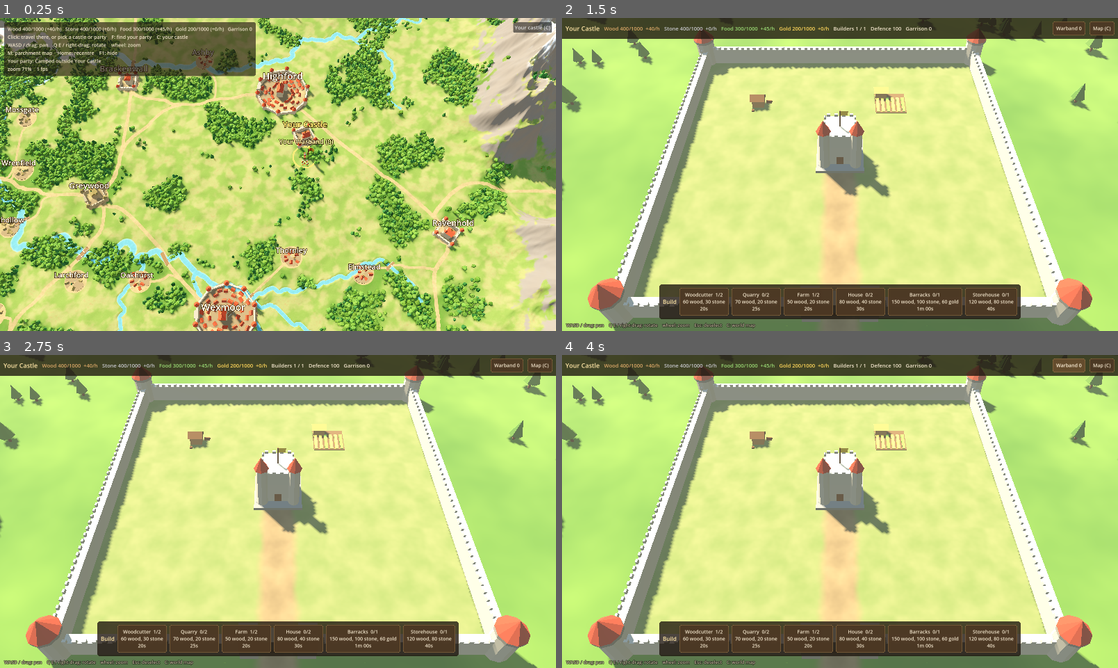
Above: before the commit, frames 1-4 (two rows, left to right).
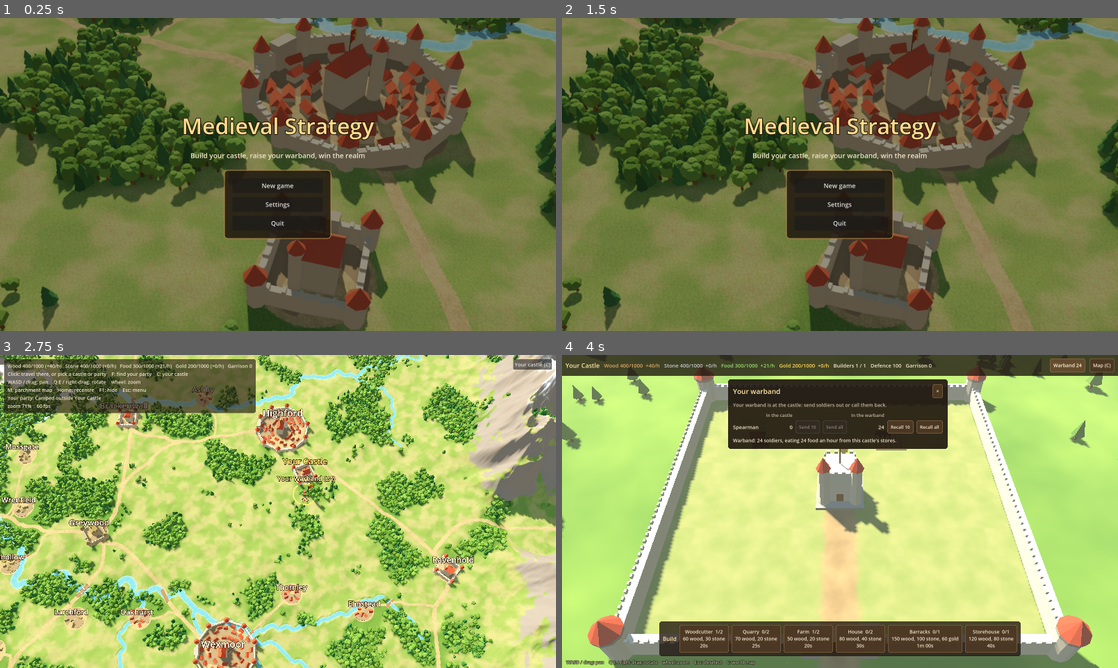
Above: after the commit, the same moments.

Repository: xMrSinnerM/MedievalStrategyGame
Game: Godot game, scene res://scenes/main.tscn
Same seed, same stepped clock (60 frames per second), same inputs: the game is played once before the commit and once after it.
Inputs (mouse positions are in pixels of both pictures, inside the frame that each line leads up to):
- Up to frame 1 (0.25 s): no input
- Up to frame 2 (1.5 s): click "Your castle (C)" (after the commit: "Settings") at 0.5 s; click (840, 249) at 1.25 s, where only the run after the commit has a clickable "Back"
- Up to frame 3 (2.75 s): click (278, 524) at 2 s, where only the run after the commit has a clickable "New game"
- Up to frame 4 (4 s): click "Warband 0" (after the commit: "Your castle (C)") at 2.75 s; click (1067, 364) at 3.5 s, where only the run after the commit has a clickable "Warband 24"

The runs differ from the first frame. In frame 1, 97% of the frame differs, in the area x 0-100%, y 0-100%; in frame 2, 97%; in frame 3, 84%; in frame 4, 8.8%.

Commit message:
Add a main menu, a pause menu and display settings
The game opens on a title screen (Continue, New game, Settings, Quit)
and Esc pauses with Resume, Save, Settings, Main menu and Quit. A new
Settings autoload keeps fullscreen, vsync, shadows, ambient occlusion,
3D resolution and interface size in user://settings.cfg. Also restores
the player's starting warband, which sync_castles had stopped giving.

Co-Authored-By: Claude Opus 5.5 (1M context) <noreply@anthropic.com>
Claude-Session: https://claude.ai/code/session_014AD6siDvUif25H2V7v3EUu

Diff:
--- a/project.godot
+++ b/project.godot
@@ -22,6 +22,7 @@
 EventBus="*res://scripts/core/event_bus.gd"
 GameData="*res://scripts/core/game_data.gd"
 Economy="*res://scripts/core/economy.gd"
+Settings="*res://scripts/core/settings.gd"
 
 [display]
 
--- a/scenes/main.tscn
+++ b/scenes/main.tscn
@@ -1,9 +1,6 @@
-[gd_scene load_steps=3 format=3]
+[gd_scene load_steps=2 format=3]
 
 [ext_resource type="Script" path="res://scripts/core/main.gd" id="1"]
-[ext_resource type="PackedScene" path="res://scenes/world_map/world_map.tscn" id="2"]
 
 [node name="Main" type="Node"]
 script = ExtResource("1")
-
-[node name="WorldMap" parent="." instance=ExtResource("2")]
--- a/scripts/castle/castle_view.gd
+++ b/scripts/castle/castle_view.gd
@@ -180,10 +180,14 @@
 		elif event.button_index == MOUSE_BUTTON_RIGHT and event.pressed and mode != Mode.SELECT:
 			_set_mode(Mode.SELECT)
 	elif event is InputEventKey and event.pressed and not event.echo and event.physical_keycode == KEY_ESCAPE:
+		# Esc backs out of placing or a selection; with nothing to undo it
+		# falls through to the pause menu.
 		if mode != Mode.SELECT:
 			_set_mode(Mode.SELECT)
-		else:
+			get_viewport().set_input_as_handled()
+		elif selected >= 0:
 			select(-1)
+			get_viewport().set_input_as_handled()
 
 
 func _click(screen_pos: Vector2) -> void:
@@ -433,8 +437,10 @@
 	env.fog_sky_affect = 0.0
 	var world_env := WorldEnvironment.new()
 	world_env.environment = env
+	world_env.add_to_group("environment")
 	add_child(world_env)
 	var sun := DirectionalLight3D.new()
+	sun.add_to_group("sun")
 	sun.light_color = Color(1.0, 0.92, 0.8)
 	sun.light_energy = 1.2
 	sun.rotation = Vector3(deg_to_rad(-48.0), deg_to_rad(-140.0), 0.0)
--- a/scripts/core/economy.gd
+++ b/scripts/core/economy.gd
@@ -46,6 +46,25 @@
 		return
 	_loaded = true
 	rules = BuildingRules.load_default()
+	if not load_game():
+		new_game()
+
+
+func has_save() -> bool:
+	return FileAccess.file_exists(SAVE_PATH)
+
+
+func begin_new() -> void:
+	## Starts a fresh game from the title screen (replacing the saved one).
+	rules = BuildingRules.load_default()
+	_loaded = true
+	new_game()
+
+
+func begin_load() -> void:
+	## Continues the saved game from the title screen.
+	rules = BuildingRules.load_default()
+	_loaded = true
 	if not load_game():
 		new_game()
 
@@ -78,8 +97,6 @@
 		else:
 			_mark_holder(s, castle.owner)
 	for p in parties:
-		if p.get("player", false):
-			continue
 		var home := get_castle(home_of(p.id, p.get("home", "")))
 		if home != null and not home.field_ready:
 			home.field = {"spearman": int(p.get("troops", 20))}
--- a/scripts/core/game_data.gd
+++ b/scripts/core/game_data.gd
@@ -45,6 +45,7 @@
 
 	for s in load_json(SETTLEMENTS_PATH).get("settlements", []):
 		var settlement: Dictionary = s
+		settlement.first_faction = settlement.faction
 		settlements.append(settlement)
 		settlements_by_id[settlement.id] = settlement
 	# The player's own castle lives in player.json so the settlement generator
@@ -55,6 +56,7 @@
 		own.type = "castle"
 		own.player = true
 		own.bound_to = null
+		own.first_faction = own.faction
 		settlements.append(own)
 		settlements_by_id[own.id] = own
 
@@ -69,6 +71,15 @@
 
 	_loaded = true
 	return true
+
+
+func reset_settlements() -> void:
+	## Hands every settlement back to its first owner, ready for a game to
+	## mark the castles that changed hands (Economy.sync_castles).
+	for s in settlements:
+		s.faction = s.first_faction
+		if s.id != Economy.MAIN_CASTLE:
+			s.erase("player")
 
 
 func get_faction(id: String) -> Dictionary:
--- a/scripts/core/main.gd
+++ b/scripts/core/main.gd
@@ -1,23 +1,60 @@
 extends Node
-## Switches between the world map and the castle screen. Both stay loaded:
-## the one not on screen is taken out of the scene tree, so coming back is
-## instant and the map keeps its camera, parties and routes.
+## Opens on the title screen, then runs the game: it switches between the
+## world map and the castle screen and shows the pause menu. Both screens stay
+## loaded while playing: the one not on screen is taken out of the scene tree,
+## so coming back is instant and the map keeps its camera, parties and routes.
 ##
-## C toggles between the world map and your castle.
+## C toggles between the world map and your castle; Esc opens the pause menu.
 
+const WORLD_SCENE := preload("res://scenes/world_map/world_map.tscn")
 const CASTLE_SCENE := preload("res://scenes/castle/castle_view.tscn")
 
-@onready var world_map: Node = $WorldMap
+var world_map: Node
 var castle_view: Node
+var main_menu: CanvasLayer
+var pause_menu: CanvasLayer
 
 
 func _ready() -> void:
 	EventBus.castle_requested.connect(show_castle)
 	EventBus.world_map_requested.connect(show_world_map)
+	main_menu = preload("res://scripts/ui/main_menu.gd").new()
+	main_menu.continue_requested.connect(start_game.bind(false))
+	main_menu.new_game_requested.connect(start_game.bind(true))
+	add_child(main_menu)
+	pause_menu = preload("res://scripts/ui/pause_menu.gd").new()
+	pause_menu.main_menu_requested.connect(show_main_menu)
+	add_child(pause_menu)
+
+
+func in_game() -> bool:
+	return world_map != null
+
+
+func start_game(new_game: bool) -> void:
+	## Builds the world map for a new game or the saved one.
+	if new_game:
+		Economy.begin_new()
+	else:
+		Economy.begin_load()
+	GameData.ensure_loaded()
+	GameData.reset_settlements()
+	world_map = WORLD_SCENE.instantiate()
+	add_child(world_map)
+	main_menu.visible = false
+
+
+func show_main_menu() -> void:
+	## Saves and leaves the game for the title screen.
+	Economy.save_game()
+	_free_screens()
+	main_menu.refresh()
+	main_menu.visible = true
 
 
 func show_castle(castle_id: String) -> void:
-	Economy.ensure_loaded()
+	if not in_game():
+		return
 	var castle := Economy.get_castle(castle_id)
 	if castle == null:
 		push_warning("No castle with id %s" % castle_id)
@@ -32,6 +69,8 @@
 
 
 func show_world_map() -> void:
+	if not in_game():
+		return
 	if castle_view != null and castle_view.is_inside_tree():
 		remove_child(castle_view)
 	if not world_map.is_inside_tree():
@@ -39,15 +78,28 @@
 
 
 func _unhandled_input(event: InputEvent) -> void:
-	if event is InputEventKey and event.pressed and not event.echo and event.physical_keycode == KEY_C:
+	if not in_game() or not event is InputEventKey or not event.pressed or event.echo:
+		return
+	if event.physical_keycode == KEY_ESCAPE:
+		pause_menu.toggle()
+		get_viewport().set_input_as_handled()
+	elif event.physical_keycode == KEY_C and not get_tree().paused:
 		if world_map.is_inside_tree():
 			show_castle(Economy.player_castle.id)
 		else:
 			show_world_map()
 
 
+func _free_screens() -> void:
+	for node in [world_map, castle_view]:
+		if node == null:
+			continue
+		if node.is_inside_tree():
+			remove_child(node)
+		node.free()
+	world_map = null
+	castle_view = null
+
+
 func _exit_tree() -> void:
-	# Free whichever scene is not in the tree, so quitting doesn't leak it.
-	for node in [world_map, castle_view]:
-		if node != null and not node.is_inside_tree():
-			node.free()
+	_free_screens()
--- /dev/null
+++ b/scripts/core/settings.gd
@@ -0,0 +1,80 @@
+extends Node
+## Autoload holding the player's display settings, saved to user://settings.cfg
+## and applied at start and whenever they change. Lights that cast shadows
+## join the "sun" group so the shadow setting reaches them; environments join
+## "environment" for ambient occlusion.
+
+signal changed
+
+const PATH := "user://settings.cfg"
+const DEFAULTS := {
+	"fullscreen": false,
+	"vsync": true,
+	"shadows": true,
+	"ambient_occlusion": true,
+	"render_scale": 1.0,    ## 3D resolution relative to the window, 0.5 .. 1
+	"ui_scale": 1.0,        ## size of menus and panels, 0.75 .. 1.5
+}
+
+var values := DEFAULTS.duplicate()
+
+
+func _ready() -> void:
+	var cfg := ConfigFile.new()
+	if cfg.load(PATH) == OK:
+		for key: String in DEFAULTS:
+			values[key] = cfg.get_value("display", key, DEFAULTS[key])
+	apply()
+	get_tree().node_added.connect(_on_node_added)
+
+
+func get_value(key: String) -> Variant:
+	return values.get(key, DEFAULTS.get(key))
+
+
+func set_value(key: String, value: Variant) -> void:
+	if values.get(key) == value:
+		return
+	values[key] = value
+	apply()
+	save()
+	changed.emit()
+
+
+func save() -> void:
+	var cfg := ConfigFile.new()
+	for key: String in values:
+		cfg.set_value("display", key, values[key])
+	cfg.save(PATH)
+
+
+func apply() -> void:
+	if DisplayServer.get_name() != "headless":
+		var mode := DisplayServer.WINDOW_MODE_FULLSCREEN if values.fullscreen else DisplayServer.WINDOW_MODE_WINDOWED
+		if DisplayServer.window_get_mode() != mode:
+			DisplayServer.window_set_mode(mode)
+		DisplayServer.window_set_vsync_mode(DisplayServer.VSYNC_ENABLED if values.vsync else DisplayServer.VSYNC_DISABLED)
+	var root := get_tree().root
+	root.scaling_3d_scale = clampf(float(values.render_scale), 0.5, 1.0)
+	root.content_scale_factor = clampf(float(values.ui_scale), 0.75, 1.5)
+	for light in get_tree().get_nodes_in_group("sun"):
+		_apply_light(light)
+	for env in get_tree().get_nodes_in_group("environment"):
+		_apply_environment(env)
+
+
+func _on_node_added(node: Node) -> void:
+	if node.is_in_group("sun"):
+		_apply_light(node)
+	elif node.is_in_group("environment"):
+		_apply_environment(node)
+
+
+func _apply_light(light: Node) -> void:
+	if light is Light3D:
+		light.shadow_enabled = bool(values.shadows)
+
+
+func _apply_environment(node: Node) -> void:
+	if node is WorldEnvironment and node.environment != null:
+		node.environment.ssao_enabled = bool(values.ambient_occlusion)
--- a/scripts/ui/hud.gd
+++ b/scripts/ui/hud.gd
@@ -123,4 +123,4 @@
 		for r in Economy.rules.resources:
 			stock += "%s %d/%d (%+d/h)   " % [r.capitalize(), int(castle.resources[r]), int(cap), int(rates[r])]
 		stock += "Garrison %d   " % castle.troop_count()
-	_info.text = stock + "\n" + "Click: travel there, or pick a …(125 unchanged characters)… chment map    Home: recentre    F1: hide\nYour party: %s\nzoom %d%%    %d fps" % …(70 unchanged characters)…
+	_info.text = stock + "\n" + "Click: travel there, or pick a …(125 unchanged characters)… chment map    Home: recentre    F1: hide    Esc: menu\nYour party: %s\nzoom %d%%    %d fps" % …(70 unchanged characters)…
--- /dev/null
+++ b/scripts/ui/main_menu.gd
@@ -0,0 +1,113 @@
+extends CanvasLayer
+## The title screen: continue the saved game, start a new one, change the
+## settings or quit. main.gd listens for the two start signals.
+
+signal continue_requested
+signal new_game_requested
+
+const BACKGROUND := "res://ui/menu_background.jpg"
+
+var _buttons: VBoxContainer
+var _continue: Button
+var _confirm: PanelContainer
+var _settings: PanelContainer
+var _loading: Label
+
+
+func _ready() -> void:
+	layer = 40
+	var bg := TextureRect.new()
+	bg.set_anchors_and_offsets_preset(Control.PRESET_FULL_RECT)
+	bg.expand_mode = TextureRect.EXPAND_IGNORE_SIZE
+	bg.stretch_mode = TextureRect.STRETCH_KEEP_ASPECT_COVERED
+	if ResourceLoader.exists(BACKGROUND):
+		bg.texture = load(BACKGROUND)
+	add_child(bg)
+	var shade := ColorRect.new()
+	shade.set_anchors_and_offsets_preset(Control.PRESET_FULL_RECT)
+	shade.color = Color(0.05, 0.03, 0.02, 0.45)
+	add_child(shade)
+
+	var centre := CenterContainer.new()
+	centre.set_anchors_and_offsets_preset(Control.PRESET_FULL_RECT)
+	add_child(centre)
+	var column := VBoxContainer.new()
+	column.add_theme_constant_override("separation", 28)
+	centre.add_child(column)
+	column.add_child(MenuStyle.title("Medieval Strategy", 64))
+	var sub := MenuStyle.label("Build your castle, raise your warband, win the realm", 20, MenuStyle.TEXT)
+	sub.horizontal_alignment = HORIZONTAL_ALIGNMENT_CENTER
+	column.add_child(sub)
+
+	var panel := PanelContainer.new()
+	panel.add_theme_stylebox_override("panel", MenuStyle.panel(0.85))
+	panel.size_flags_horizontal = Control.SIZE_SHRINK_CENTER
+	column.add_child(panel)
+	_buttons = VBoxContainer.new()
+	_buttons.add_theme_constant_override("separation", 12)
+	panel.add_child(_buttons)
+	_continue = MenuStyle.button("Continue", _start.bind(false))
+	_buttons.add_child(_continue)
+	_buttons.add_child(MenuStyle.button("New game", _ask_new_game))
+	_buttons.add_child(MenuStyle.button("Settings", func() -> void: _show(_settings)))
+	_buttons.add_child(MenuStyle.button("Quit", func() -> void: get_tree().quit()))
+	_loading = MenuStyle.label("Loading the realm...", 20, MenuStyle.GOLD)
+	_loading.horizontal_alignment = HORIZONTAL_ALIGNMENT_CENTER
+	_loading.visible = false
+	column.add_child(_loading)
+
+	_confirm = PanelContainer.new()
+	_confirm.add_theme_stylebox_override("panel", MenuStyle.panel())
+	var ask := VBoxContainer.new()
+	ask.add_theme_constant_override("separation", 14)
+	_confirm.add_child(ask)
+	ask.add_child(MenuStyle.title("Start a new game?", 26))
+	ask.add_child(MenuStyle.label("Your current castle and everything in it will be replaced."))
+	var row := HBoxContainer.new()
+	row.alignment = BoxContainer.ALIGNMENT_CENTER
+	row.add_theme_constant_override("separation", 12)
+	row.add_child(MenuStyle.button("Start again", _start.bind(true), 180.0))
+	row.add_child(MenuStyle.button("Cancel", func() -> void: _show(null), 180.0))
+	ask.add_child(row)
+	_confirm.visible = false
+	column.add_child(_confirm)
+
+	_settings = preload("res://scripts/ui/settings_panel.gd").new()
+	_settings.visible = false
+	_settings.closed.connect(func() -> void: _show(null))
+	column.add_child(_settings)
+	refresh()
+
+
+func refresh() -> void:
+	## Called whenever the menu is shown again.
+	_continue.visible = Economy.has_save()
+	_loading.visible = false
+	_show(null)
+
+
+func _show(sub_panel: Control) -> void:
+	## Shows one of the sub-panels in place of the main buttons, or the buttons.
+	_buttons.get_parent().visible = sub_panel == null
+	_confirm.visible = sub_panel == _confirm
+	_settings.visible = sub_panel == _settings
+
+
+func _ask_new_game() -> void:
+	if Economy.has_save():
+		_show(_confirm)
+	else:
+		_start(true)
+
+
+func _start(new_game: bool) -> void:
+	_show(_loading)
+	_buttons.get_parent().visible = false
+	_loading.visible = true
+	# Let the "Loading" line draw before the world map takes a moment to build.
+	await get_tree().process_frame
+	await get_tree().process_frame
+	if new_game:
+		new_game_requested.emit()
+	else:
+		continue_requested.emit()
--- /dev/null
+++ b/scripts/ui/menu_style.gd
@@ -0,0 +1,43 @@
+class_name MenuStyle
+extends RefCounted
+## Shared look for the menus: dark parchment panels with gold titles.
+
+const TEXT := Color(0.95, 0.9, 0.8)
+const MUTED := Color(0.78, 0.72, 0.62)
+const GOLD := Color(1.0, 0.86, 0.55)
+
+
+static func panel(alpha := 0.92) -> StyleBoxFlat:
+	var style := StyleBoxFlat.new()
+	style.bg_color = Color(0.12, 0.09, 0.06, alpha)
+	style.border_color = Color(0.7, 0.55, 0.3)
+	style.set_border_width_all(2)
+	style.set_corner_radius_all(10)
+	style.set_content_margin_all(24)
+	return style
+
+
+static func label(text: String, size := 16, color := TEXT) -> Label:
+	var l := Label.new()
+	l.text = text
+	l.add_theme_font_size_override("font_size", size)
+	l.add_theme_color_override("font_color", color)
+	return l
+
+
+static func title(text: String, size := 34) -> Label:
+	var l := label(text, size, GOLD)
+	l.horizontal_alignment = HORIZONTAL_ALIGNMENT_CENTER
+	l.add_theme_color_override("font_outline_color", Color(0.1, 0.06, 0.03))
+	l.add_theme_constant_override("outline_size", 8)
+	return l
+
+
+static func button(text: String, action: Callable, width := 260.0) -> Button:
+	var b := Button.new()
+	b.text = text
+	b.focus_mode = Control.FOCUS_NONE
+	b.custom_minimum_size = Vector2(width, 42)
+	b.add_theme_font_size_override("font_size", 18)
+	b.pressed.connect(action)
+	return b
--- /dev/null
+++ b/scripts/ui/pause_menu.gd
@@ -0,0 +1,81 @@
+extends CanvasLayer
+## Esc during the game: pauses the map and offers saving, settings, going back
+## to the title screen or quitting. Castles keep growing on the clock while
+## paused, like when the game is closed.
+
+signal main_menu_requested
+
+var _panel: PanelContainer
+var _settings: PanelContainer
+var _note: Label
+
+
+func _ready() -> void:
+	layer = 45
+	process_mode = Node.PROCESS_MODE_ALWAYS
+	visible = false
+	var shade := ColorRect.new()
+	shade.set_anchors_and_offsets_preset(Control.PRESET_FULL_RECT)
+	shade.color = Color(0.03, 0.02, 0.01, 0.55)
+	add_child(shade)
+	var centre := CenterContainer.new()
+	centre.set_anchors_and_offsets_preset(Control.PRESET_FULL_RECT)
+	add_child(centre)
+	var column := VBoxContainer.new()
+	centre.add_child(column)
+	_panel = PanelContainer.new()
+	_panel.add_theme_stylebox_override("panel", MenuStyle.panel())
+	column.add_child(_panel)
+	var box := VBoxContainer.new()
+	box.add_theme_constant_override("separation", 12)
+	_panel.add_child(box)
+	box.add_child(MenuStyle.title("Paused", 32))
+	box.add_child(MenuStyle.button("Resume", close))
+	box.add_child(MenuStyle.button("Save game", _save))
+	box.add_child(MenuStyle.button("Settings", func() -> void:
+		_panel.visible = false
+		_settings.visible = true))
+	box.add_child(MenuStyle.button("Main menu", func() -> void:
+		close()
+		main_menu_requested.emit()))
+	box.add_child(MenuStyle.button("Quit to desktop", func() -> void:
+		Economy.save_game()
+		get_tree().quit()))
+	_note = MenuStyle.label("", 15, MenuStyle.MUTED)
+	_note.horizontal_alignment = HORIZONTAL_ALIGNMENT_CENTER
+	box.add_child(_note)
+	_settings = preload("res://scripts/ui/settings_panel.gd").new()
+	_settings.visible = false
+	_settings.closed.connect(func() -> void:
+		_settings.visible = false
+		_panel.visible = true)
+	column.add_child(_settings)
+
+
+func open() -> void:
+	visible = true
+	_panel.visible = true
+	_settings.visible = false
+	_note.text = "Esc to resume"
+	get_tree().paused = true
+
+
+func close() -> void:
+	visible = false
+	get_tree().paused = false
+
+
+func toggle() -> void:
+	if visible:
+		if _settings.visible:
+			_settings.visible = false
+			_panel.visible = true
+		else:
+			close()
+	else:
+		open()
+
+
+func _save() -> void:
+	Economy.save_game()
+	_note.text = "Game saved at %s" % Time.get_time_string_from_system().substr(0, 5)
--- /dev/null
+++ b/scripts/ui/settings_panel.gd
@@ -0,0 +1,75 @@
+extends PanelContainer
+## Display settings, shared by the main menu and the pause menu. Changes apply
+## at once and are saved by the Settings autoload.
+
+signal closed
+
+var _rows: VBoxContainer
+
+
+func _ready() -> void:
+	add_theme_stylebox_override("panel", MenuStyle.panel())
+	custom_minimum_size = Vector2(460, 0)
+	var box := VBoxContainer.new()
+	box.add_theme_constant_override("separation", 12)
+	add_child(box)
+	box.add_child(MenuStyle.title("Settings", 28))
+	_rows = VBoxContainer.new()
+	_rows.add_theme_constant_override("separation", 10)
+	box.add_child(_rows)
+	_toggle("Fullscreen", "fullscreen")
+	_toggle("Vertical sync", "vsync")
+	_toggle("Shadows", "shadows")
+	_toggle("Ambient occlusion", "ambient_occlusion")
+	_slider("3D resolution", "render_scale", 0.5, 1.0, 0.05, "%d%%", 100.0)
+	_slider("Interface size", "ui_scale", 0.75, 1.5, 0.05, "%d%%", 100.0)
+	var back := MenuStyle.button("Back", func() -> void: closed.emit(), 200.0)
+	back.size_flags_horizontal = Control.SIZE_SHRINK_CENTER
+	box.add_child(back)
+
+
+func _row(text: String) -> HBoxContainer:
+	var row := HBoxContainer.new()
+	row.add_theme_constant_override("separation", 16)
+	var l := MenuStyle.label(text)
+	l.size_flags_horizontal = Control.SIZE_EXPAND_FILL
+	row.add_child(l)
+	_rows.add_child(row)
+	return row
+
+
+func _toggle(text: String, key: String) -> void:
+	var check := CheckButton.new()
+	check.focus_mode = Control.FOCUS_NONE
+	check.button_pressed = bool(Settings.get_value(key))
+	check.toggled.connect(func(on: bool) -> void: Settings.set_value(key, on))
+	_row(text).add_child(check)
+
+
+func _slider(text: String, key: String, lo: float, hi: float, step: float, fmt: String, show_scale: float) -> void:
+	var row := _row(text)
+	var value_label := MenuStyle.label("", 16, MenuStyle.MUTED)
+	value_label.custom_minimum_size = Vector2(56, 0)
+	value_label.horizontal_alignment = HORIZONTAL_ALIGNMENT_RIGHT
+	var slider := HSlider.new()
+	slider.focus_mode = Control.FOCUS_NONE
+	slider.min_value = lo
+	slider.max_value = hi
+	slider.step = step
+	slider.custom_minimum_size = Vector2(160, 0)
+	slider.size_flags_vertical = Control.SIZE_SHRINK_CENTER
+	slider.value = float(Settings.get_value(key))
+	value_label.text = fmt % roundi(slider.value * show_scale)
+	# While dragging, only the number follows; the value applies on release so
+	# changing the interface size doesn't resize the slider under the mouse.
+	var dragging := [false]
+	slider.drag_started.connect(func() -> void: dragging[0] = true)
+	slider.drag_ended.connect(func(_changed: bool) -> void:
+		dragging[0] = false
+		Settings.set_value(key, slider.value))
+	slider.value_changed.connect(func(v: float) -> void:
+		value_label.text = fmt % roundi(v * show_scale)
+		if not dragging[0]:
+			Settings.set_value(key, v))
+	row.add_child(slider)
+	row.add_child(value_label)
--- a/scripts/world/world_map.gd
+++ b/scripts/world/world_map.gd
@@ -65,11 +65,13 @@
 	env.adjustment_saturation = 1.08
 	env.adjustment_contrast = 1.04
 	var world_env := WorldEnvironment.new()
+	world_env.add_to_group("environment")
 	world_env.environment = env
 	add_child(world_env)
 
 	# Warm late-afternoon sun from the south-west.
 	var sun := DirectionalLight3D.new()
+	sun.add_to_group("sun")
 	sun.name = "Sun"
 	sun.light_color = Color(1.0, 0.9, 0.76)
 	sun.light_energy = 1.25
--- a/tests/test_economy.gd
+++ b/tests/test_economy.gd
@@ -349,11 +349,12 @@
 		{"id": "far", "type": "castle", "faction": "varnholt", "position": [0, 900], "name": "Far"},
 	]
 	var parties: Array = [
-		{"id": "you", "faction": "aldmere", "home": "player_castle", "player": true},
+		{"id": "you", "faction": "aldmere", "home": "player_castle", "player": true, "troops": 24},
 		{"id": "jarl", "faction": "varnholt", "home": "north", "troops": 30},
 	]
 	eco.sync_castles(settlements, parties)
 	check(north.field.get("spearman", 0) == 30, "the jarl's warband starts at North")
+	check(eco.player_castle.field.get("spearman", 0) == 24, "your warband starts with its spearmen too")
 	north.troops = {"spearman": 5}
 	eco.capture(north, "player", parties, settlements)
 	check(north.owner == "player" and not north.is_npc(), "North is now yours")
Not shown, added: scripts/core/settings.gd.uid
Not shown, added: scripts/ui/main_menu.gd.uid
Not shown, added: scripts/ui/menu_style.gd.uid
Not shown, added: scripts/ui/pause_menu.gd.uid
Not shown, added: scripts/ui/settings_panel.gd.uid
Binary file added: ui/menu_background.jpg
Not shown, added: ui/menu_background.jpg.import
